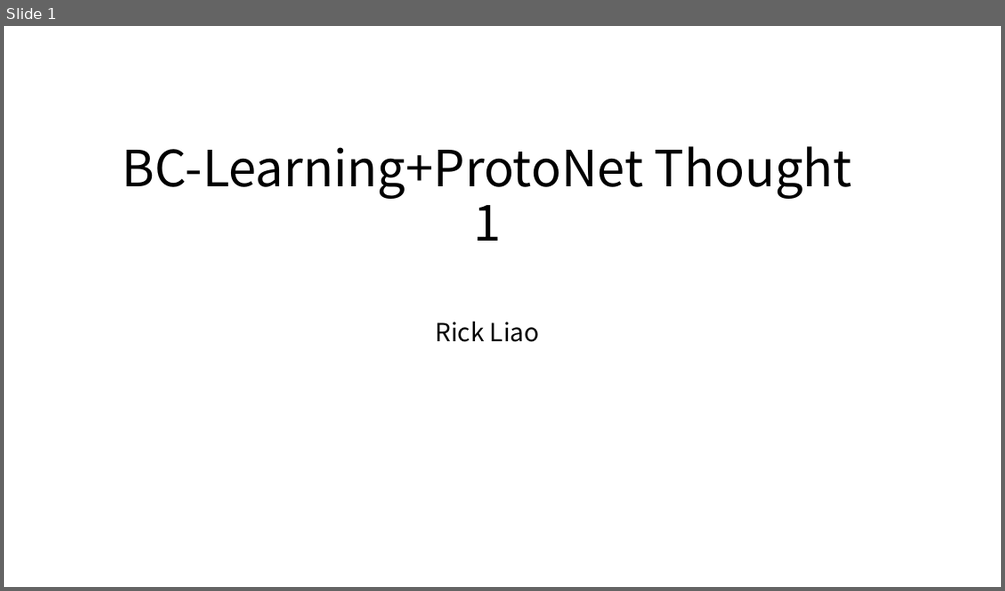
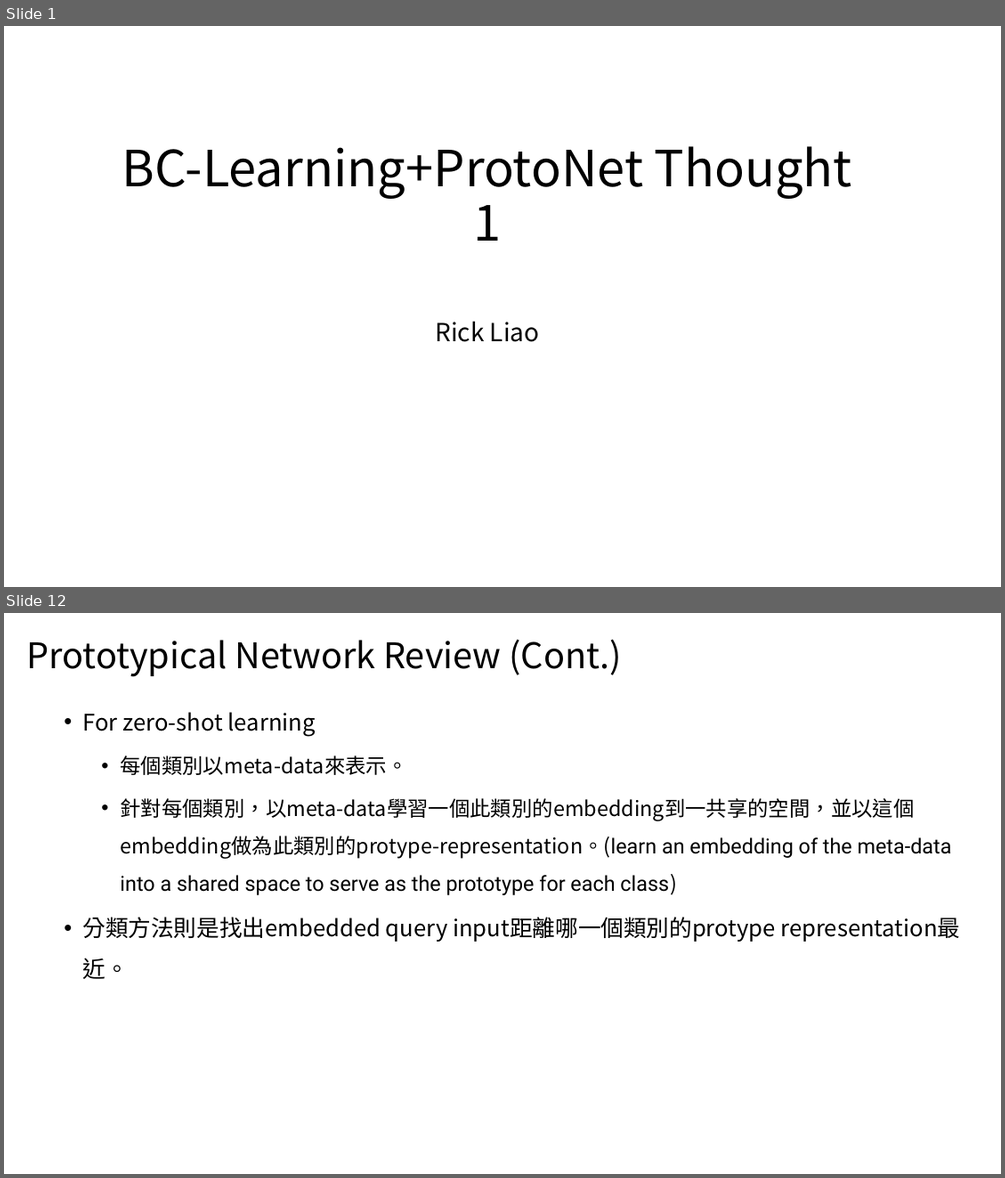
Before and after one commit to xrick/RickLiao-Repo, a slide deck: MyResearches/BCLearning+ProtoNet/Thoughts/bclearning+protonet_thoughts01.pptx. Shown one above the other, each under a label of ours: slide 1 before the commit, slides 1 and 12 after it; the slides between them are not shown. The pictures are 1005x591 and 1005x1178 pixels, drawn with LibreOffice and Linux fonts; fonts in the diff are those of the drawing. Boxes give left, top, right and bottom in pixels: in the first picture for what was removed or moved away, otherwise in the second. Text is boxed around its words. In the diff, an @@ line names an element or a change of style, - is before the commit and + after.

```diff
--- a/MyResearches/BCLearning+ProtoNet/Thoughts/bclearning+protonet_thoughts01.pptx
+++ b/MyResearches/BCLearning+ProtoNet/Thoughts/bclearning+protonet_thoughts01.pptx
@@ slide 12 added at <box>4,613,1001,1174</box>, background #FFFFFF @@
@@ title added at <box>26,639,621,677</box>, 34 pt, text #000000 @@
+Prototypical Network Review (Cont.)
@@ text added at <box>82,712,952,979</box>, 20 pt, text #000000 @@
+  • For zero-shot learning
+    • 每個類別以meta-data來表示。
+    • 針對每個類別，以meta-data學習一個此類別的embedding到一共享的空間，並以這個embedding做為此類別的protype-representation。(learn an embedding of the meta-data into a shared space to serve as the prototype for each class)
+  • 分類方法則是找出embedded query input距離哪一個類別的protype representation最近。
```
Also in this commit, not shown: 1 slide changed, 9 other slides added, 16 slides removed, 4 other files.
